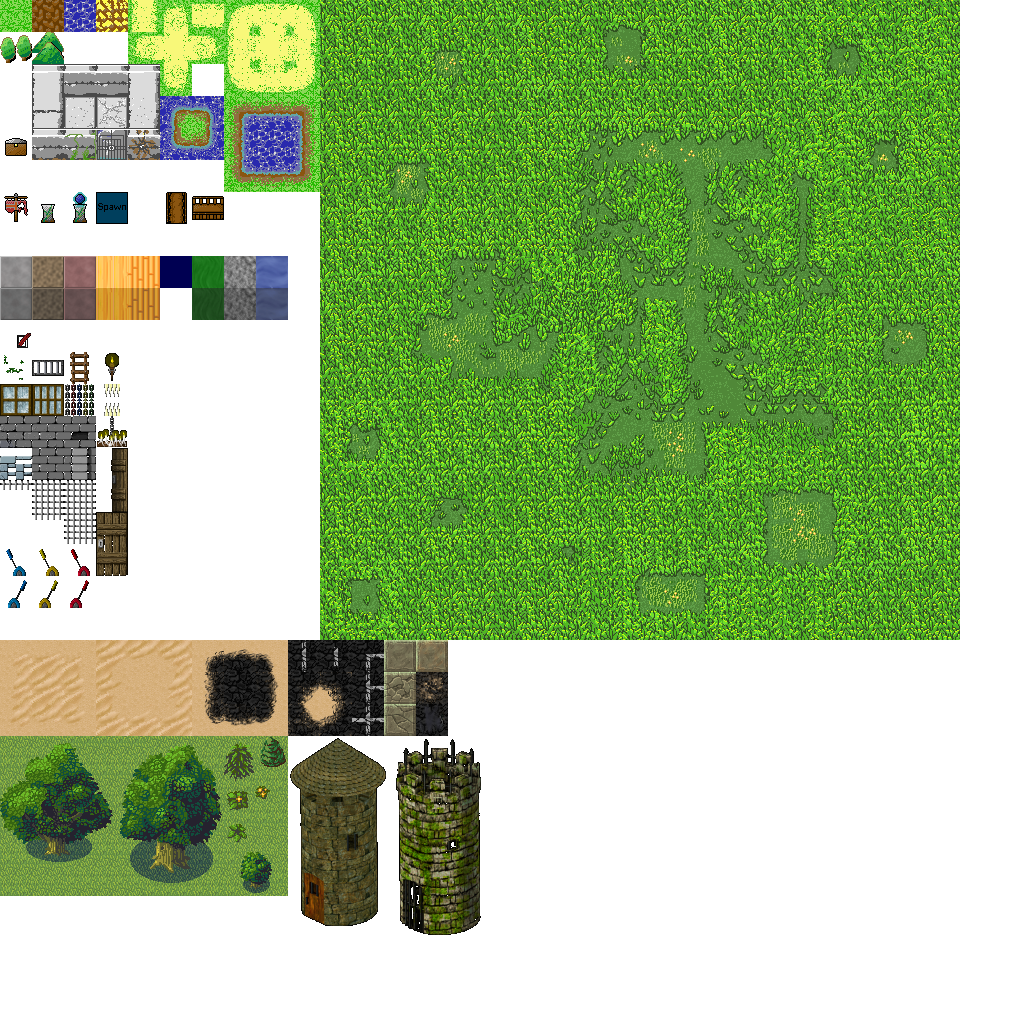
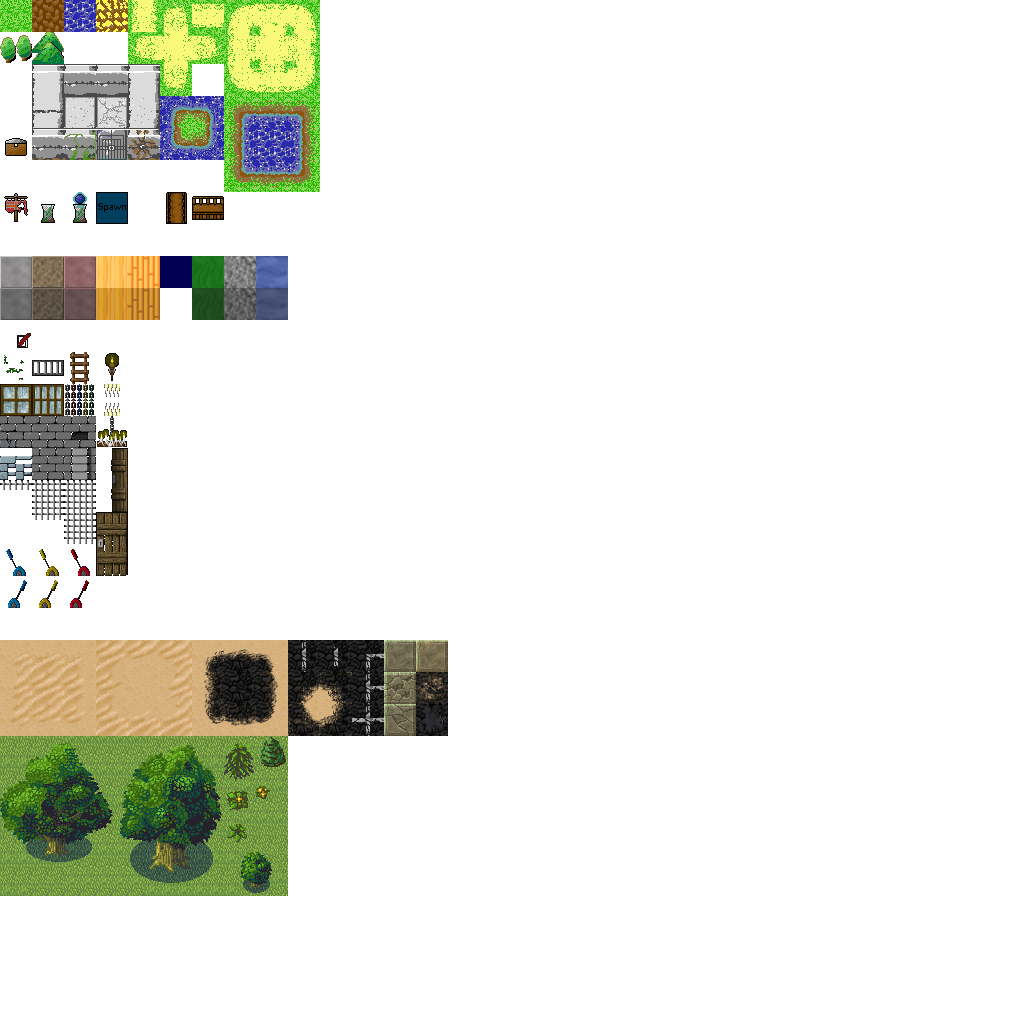
Comparing the layer stacks of the two (1024, 1024) images. Changes:
removed layer "tower_2.png" over <box>290,738,386,926</box>
removed layer "tower.png" over <box>396,739,481,935</box>
removed layer "grass_14.png" over <box>320,0,960,640</box>
